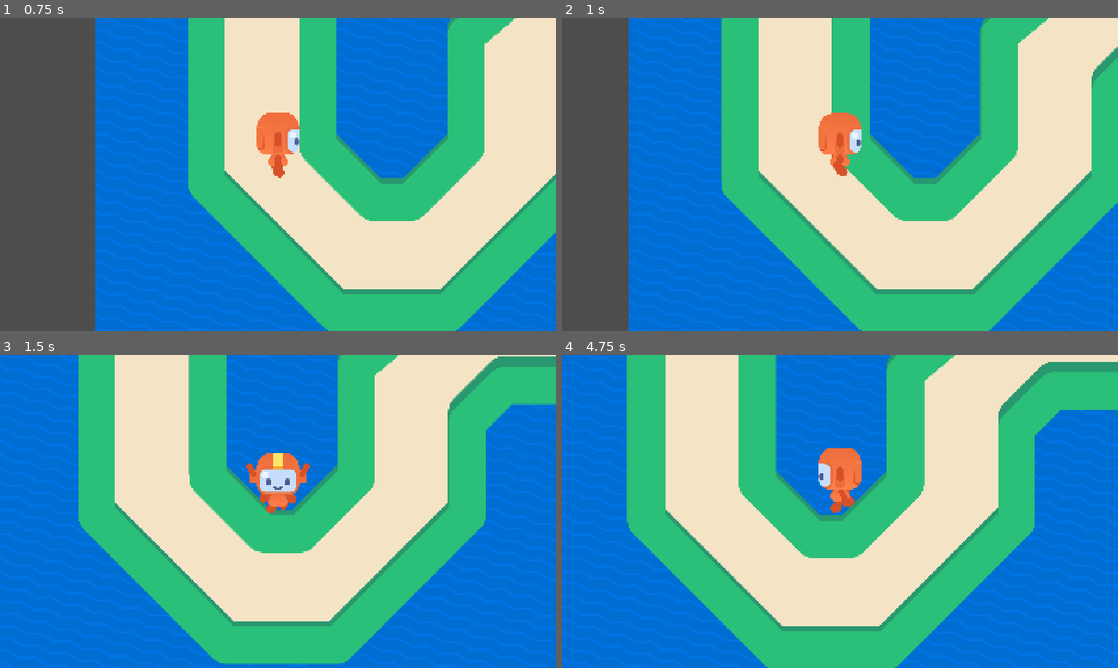
Above: before the commit, frames 1-4 (two rows, left to right).
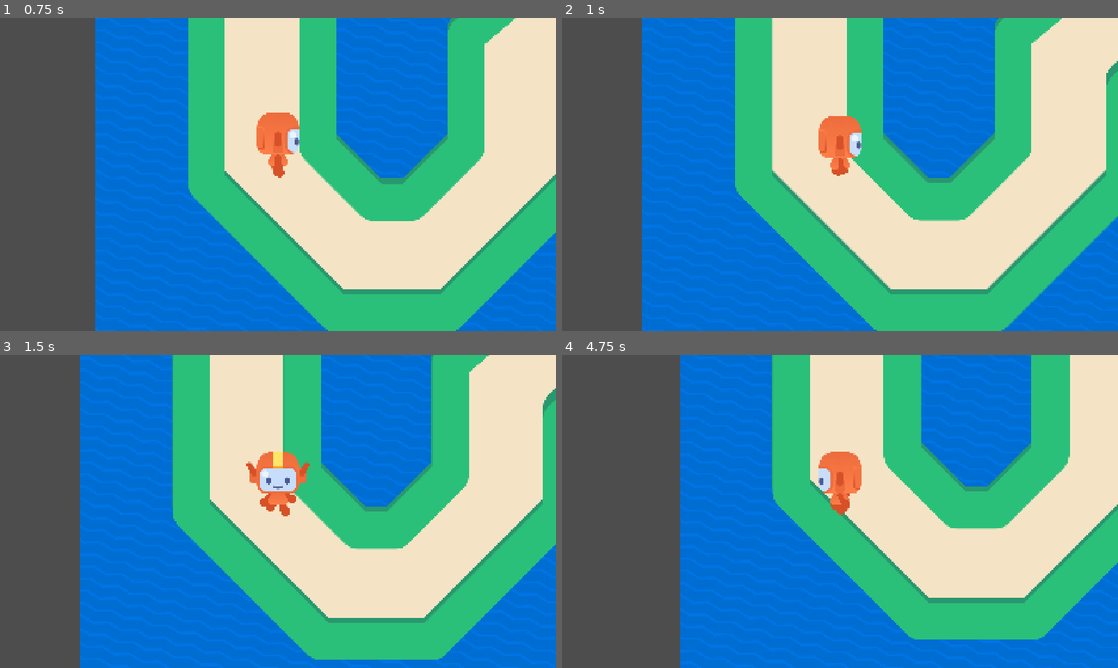
Above: after the commit, the same moments.

Repository: Santos2233452/M9--top-down-movement
Game: Godot game, scene res://lessons/game.tscn
The game is run twice, just before and just after one commit, with the same random seed, the same clock (stepped at 60 frames per second) and the same inputs. The project has no main scene, so this scene is started directly.
Inputs (mouse positions are in pixels of both pictures, inside the frame that each line leads up to):
- Up to frame 1 (0.75 s): tap Enter at 0.5 s; move the mouse to (400, 158) at 0.52 s; hold Right (move_right) from 0.53 s (still down); tap Z at 0.6 s; click (400, 158) at 0.67 s
- Up to frame 2 (1 s): keep holding Right (move_right); tap Space at 0.77 s
- Up to frame 3 (1.5 s): move the mouse to (166, 527) at 1.27 s; release Right (move_right) at 1.28 s; hold Down (move_down) from 1.28 s (still down); tap Z at 1.35 s
- Up to frame 4 (4.75 s): tap Space at 1.52, 3.02, 3.77, 4.52 s; move the mouse to (895, 442) at 2.02 s; release Down (move_down) at 2.03 s; hold Right (move_right) 2.03-2.78 s; tap Z every 0.75 s from 2.1 to 4.35 s; move the mouse to (812, 574) at 2.77 s; hold Up (move_up) 2.78-3.53 s; click (812, 574) at 2.92 s; move the mouse to (1006, 558) at 3.52 s; hold Left (move_left) from 3.53 s (still down); move the mouse to (673, 464) at 4.27 s

Frame 1 is identical in both runs. In frame 2, 18% of the frame differs, in the area x 12-100%, y 0-100%; in frame 3, 79%; in frame 4, 82%, in the area x 0-100%, y 0-100%.

Commit message:
m9.lesson.5

Diff:
--- a/runner.tscn
+++ b/runner.tscn
@@ -1,7 +1,10 @@
-[gd_scene load_steps=3 format=3 uid="uid://bw7oebjpdt5r8"]
+[gd_scene load_steps=4 format=3 uid="uid://bw7oebjpdt5r8"]
 
 [ext_resource type="Script" uid="uid://dvroxk1oq42wn" path="res://runner.gd" id="1_f7b3c"]
 [ext_resource type="PackedScene" uid="uid://bm8s1oaoxngwq" path="res://assets/runner/runner_visual_red.tscn" id="3_5pwe8"]
+
+[sub_resource type="CircleShape2D" id="CircleShape2D_f7b3c"]
+radius = 33.06055
 
 [node name="Runner" type="CharacterBody2D"]
 script = ExtResource("1_f7b3c")
@@ -10,3 +13,7 @@
 
 [node name="RunnerVisualRed" parent="." instance=ExtResource("3_5pwe8")]
 unique_name_in_owner = true
+
+[node name="CollisionShape2D" type="CollisionShape2D" parent="."]
+position = Vector2(2, -40)
+shape = SubResource("CircleShape2D_f7b3c")
